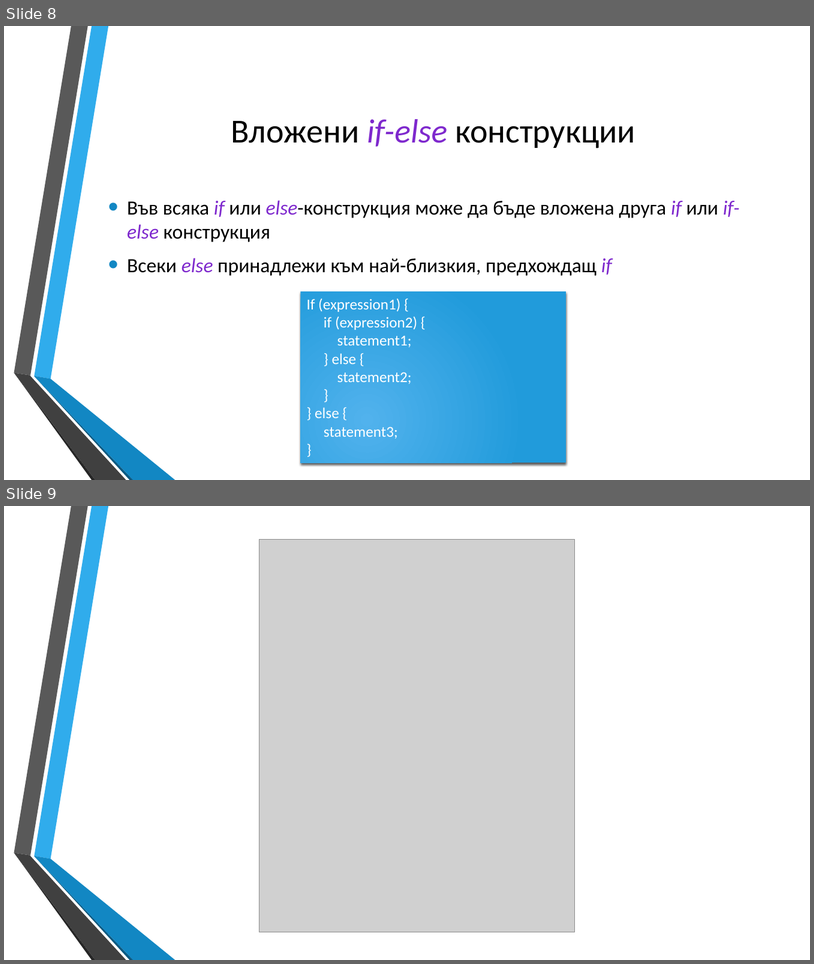
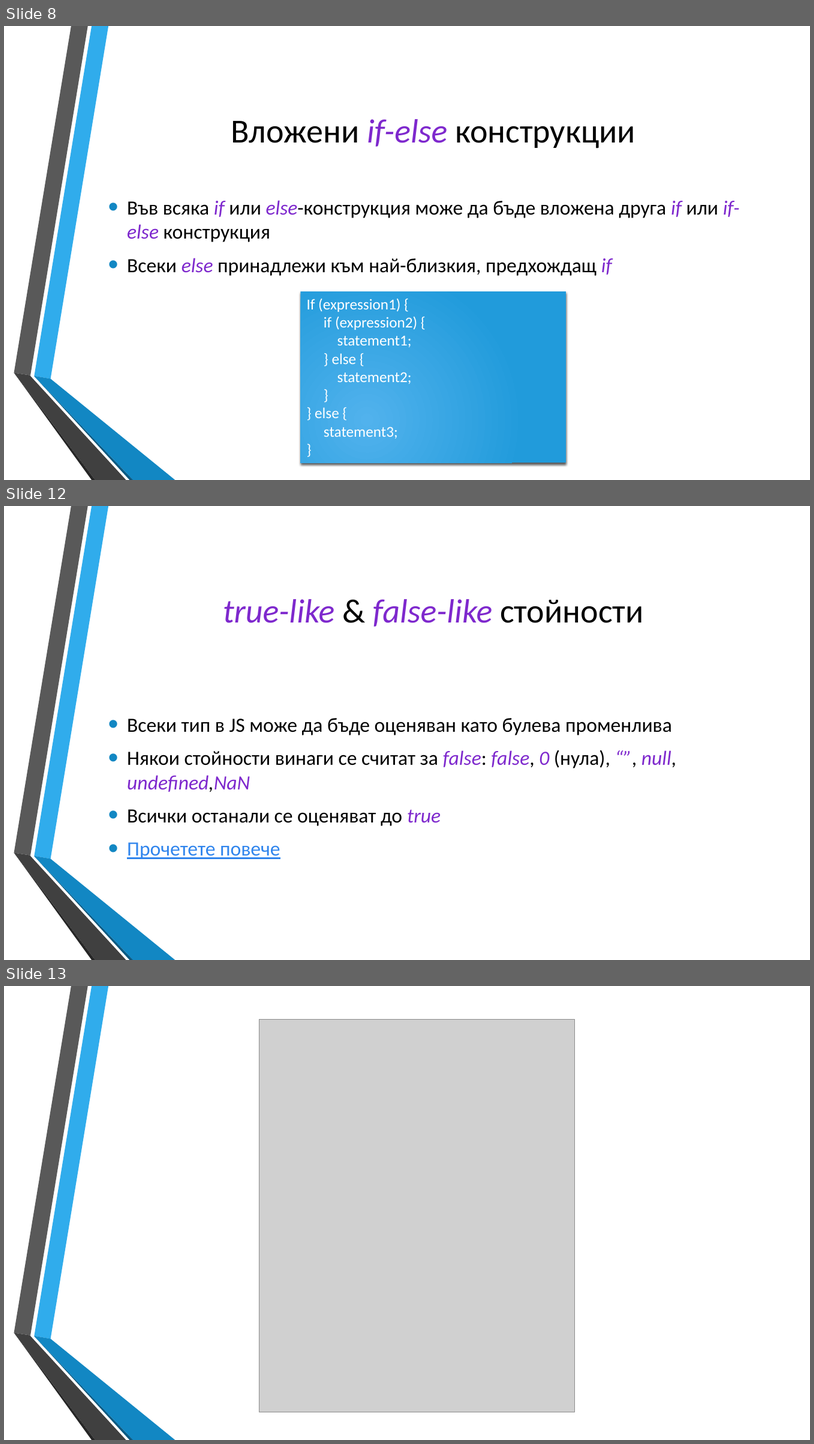
Before and after one commit to dnmitev/IT-Academy, a slide deck: JS Fundamentals/3.Conditional-statements/JS-Conditional-statements.pptx. Shown one above the other, each under a label of ours: slides 8 and 9 before the commit, slides 8, 12 and 13 after it; the slides between them are not shown. The pictures are 814x964 and 814x1444 pixels, drawn with LibreOffice and Linux fonts; fonts in the diff are those of the drawing; grey boxes stand for pictures; background and template pictures are left out. Boxes give left, top, right and bottom in pixels: in the first picture for what was removed or moved away, otherwise in the second. Text is boxed around its words. In the diff, an @@ line names an element or a change of style, - is before the commit and + after.

```diff
--- a/JS Fundamentals/3.Conditional-statements/JS-Conditional-statements.pptx
+++ b/JS Fundamentals/3.Conditional-statements/JS-Conditional-statements.pptx
@@ slide 12 added at [4,506,810,960], background picture (left out); not listed: 6 template elements that a slide beside it also shows @@
@@ title added at [223,599,644,627], 40 pt, text #7E28CD, italic @@
+true-like & false-like стойности
@@ text added at [127,718,677,859], 24 pt, text #000000 @@
+• Всеки тип в JS може да бъде оценяван като булева променлива
+• Някои стойности винаги се считат за false: false, 0 (нула), “”, null, undefined,NaN
+• Всички останали се оценяват до true
+• Прочетете повече
@@ what was slide 9 is now slide 13 @@
```
Also in this commit, not shown: 4 other slides added, 4 other files.
